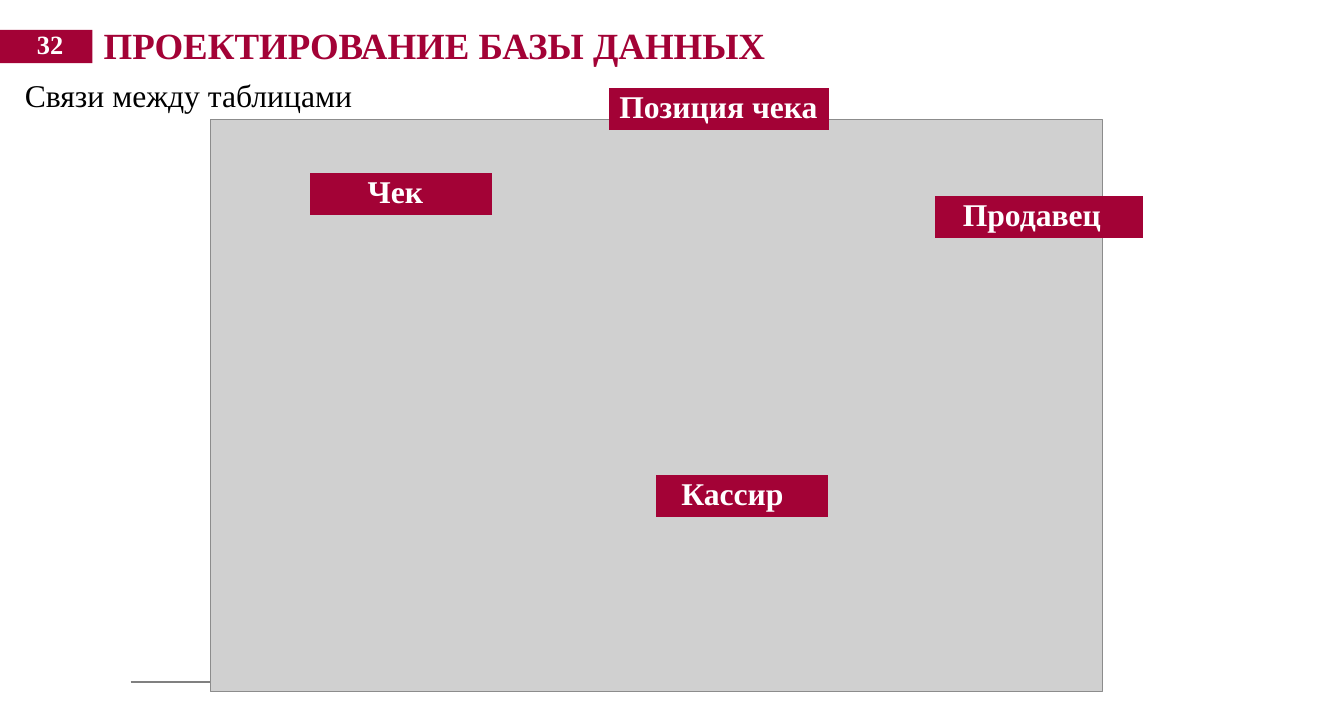
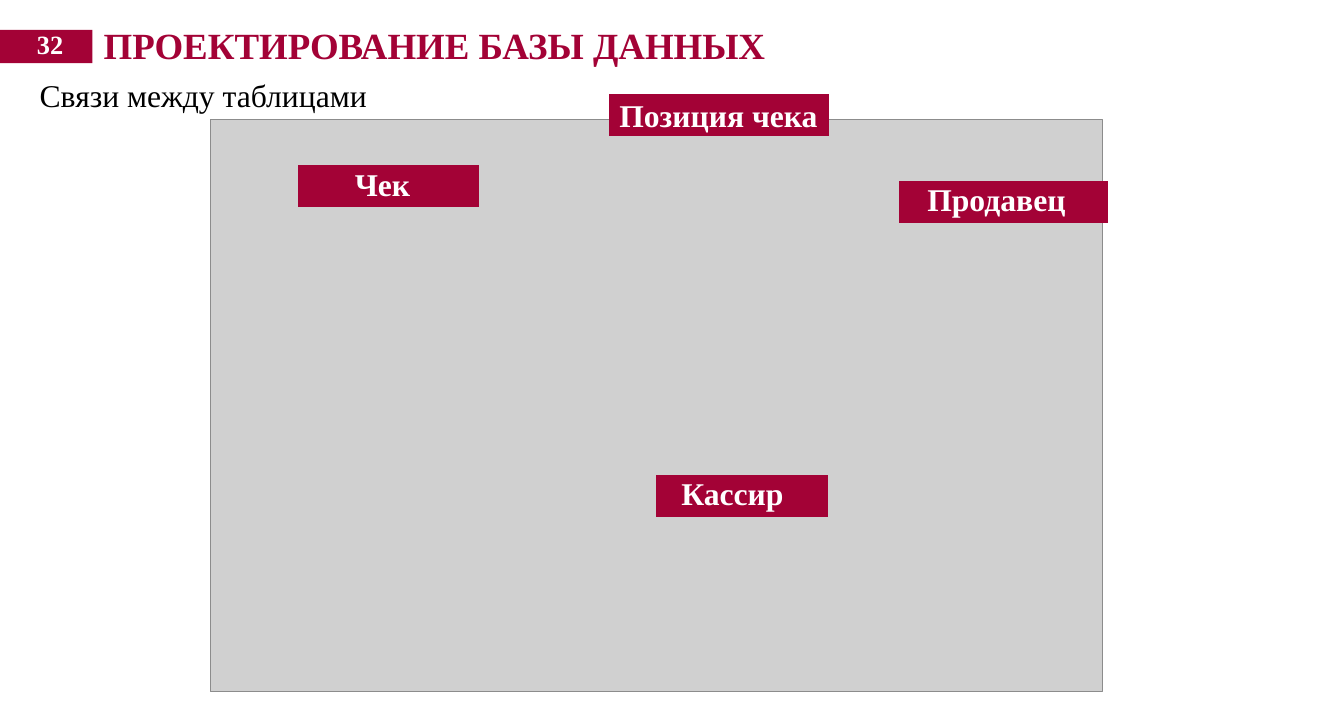
Before and after one commit to xramokkk/lab-2, a slide deck: slide 32 of лаб 2.pptx. Drawn at 1344x709 pixels with LibreOffice and Linux fonts; fonts in the diff are those of the drawing; grey boxes stand for pictures; background and template pictures are left out. Boxes give left, top, right and bottom in pixels: in the first picture for what was removed or moved away, otherwise in the second. Text is boxed around its words. In the diff, an @@ line names an element or a change of style, - is before the commit and + after.

```diff
--- a/лаб 2.pptx
+++ b/лаб 2.pptx
@@ text "Связи между таблицами": place and size @@
-text "Связи между таблицами" at [25, 84, 352, 114]
+text "Связи между таблицами" at [40, 84, 367, 114]
@@ text "Позиция чека": place and size @@
-text "Позиция чека" at [619, 97, 817, 124]
+text "Позиция чека" at [619, 106, 817, 133]
@@ rectangle: place and size @@
-rectangle at [610, 88, 829, 129]
+rectangle at [610, 95, 829, 136]
@@ rectangle: place and size @@
-rectangle at [311, 174, 491, 214]
+rectangle at [298, 165, 478, 206]
@@ text "Чек": place and size @@
-text "Чек" at [368, 182, 423, 204]
+text "Чек" at [355, 175, 410, 197]
@@ text "Продавец": place and size @@
-text "Продавец" at [963, 205, 1101, 232]
+text "Продавец" at [927, 190, 1065, 218]
@@ rectangle: place and size @@
-rectangle at [935, 196, 1142, 237]
+rectangle at [900, 182, 1107, 223]
@@ rectangle added at [109, 665, 394, 694], fill #FFFFFF @@
@@ line removed from (131, 682) to (370, 682) @@
```
Also in this commit, not shown: 33 other slides changed.
